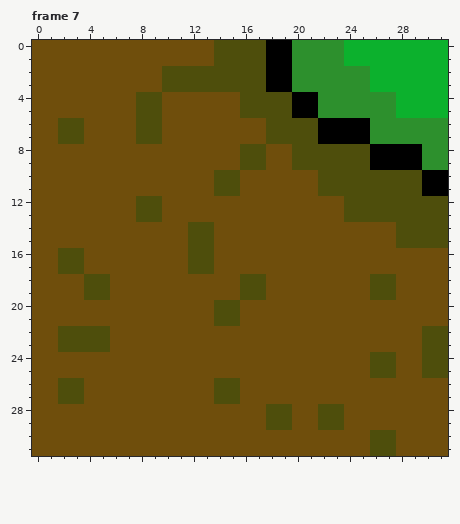
Edited in one commit: pixel-art file (.dev/tilesets/bushbash.aseprite). The first picture shows the starting point.
32x32 pixels, 15 frames. Shown: frame 7.
The same view after the edit:
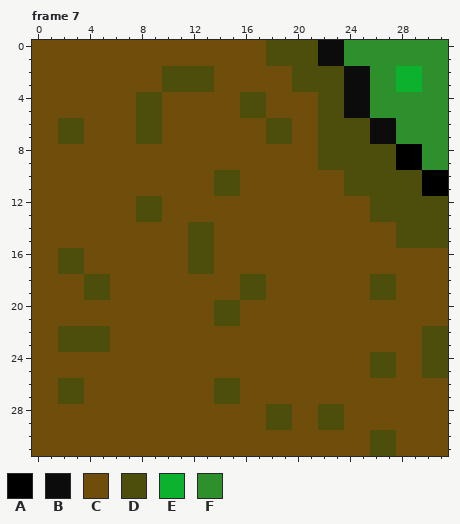
Palette (. is transparent): A #000000  B #0c0c0c  C #6f4e0c  D #4e4e0c  E #0cb12d  F #2d902d
Log entry: tile motifications
The edit:
--- frame 7
@@ x 12..31 @@
- 0 CCDDDDAAFFFFEEEEEEEE
- 1 CCDDDDAAFFFFEEEEEEEE
- 2 DDDDDDAAFFFFFFEEEEEE
- 3 DDDDDDAAFFFFFFEEEEEE
- 4 CCCCDDDDAAFFFFFFEEEE
- 5 CCCCDDDDAAFFFFFFEEEE
- 6 CCCCCCDDDDAAAAFFFFFF
- 7 CCCCCCDDDDAAAAFFFFFF
- 8 CCCCDDCCDDDDDDAAAAFF
- 9 CCCCDDCCDDDDDDAAAAFF
-10 CCDDCCCCCCDDDDDDDDAA
-11 CCDDCCCCCCDDDDDDDDAA
-12 CCCCCCCCCCCCDDDDDDDD
-13 CCCCCCCCCCCCDDDDDDDD
+ 0 CCCCCCDDDDBBFFFFFFFF
+ 1 CCCCCCDDDDBBFFFFFFFF
+ 2 DDCCCCCCDDDDBBFFEEFF
+ 3 DDCCCCCCDDDDBBFFEEFF
+ 4 CCCCDDCCCCDDBBFFFFFF
+ 5 CCCCDDCCCCDDBBFFFFFF
+ 6 CCCCCCDDCCDDDDBBFFFF
+ 7 CCCCCCDDCCDDDDBBFFFF
+ 8 CCCCCCCCCCDDDDDDAAFF
+ 9 CCCCCCCCCCDDDDDDAAFF
+10 CCDDCCCCCCCCDDDDDDAA
+11 CCDDCCCCCCCCDDDDDDAA
+12 CCCCCCCCCCCCCCDDDDDD
+13 CCCCCCCCCCCCCCDDDDDD
 14 DDCCCCCCCCCCCCCCDDDD
